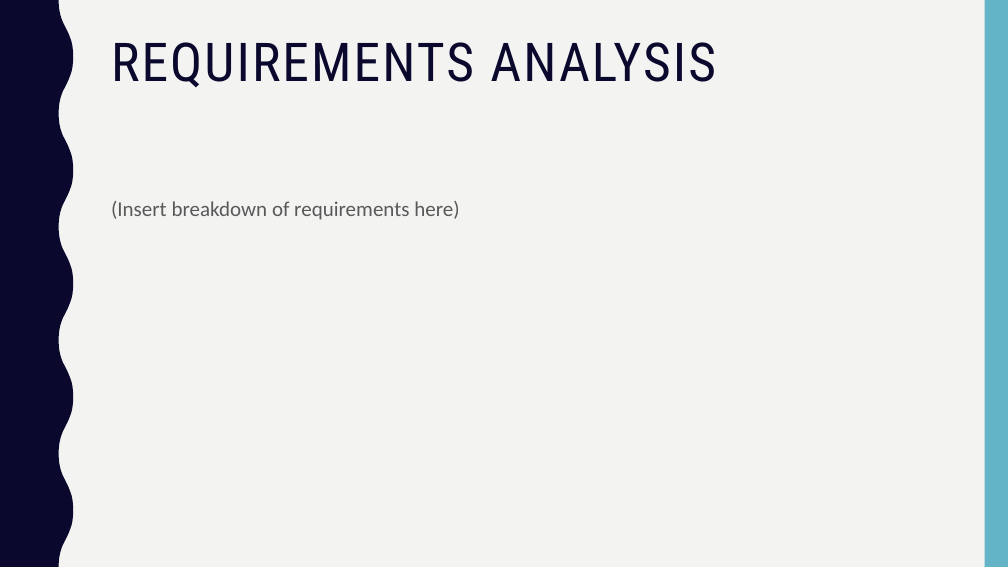
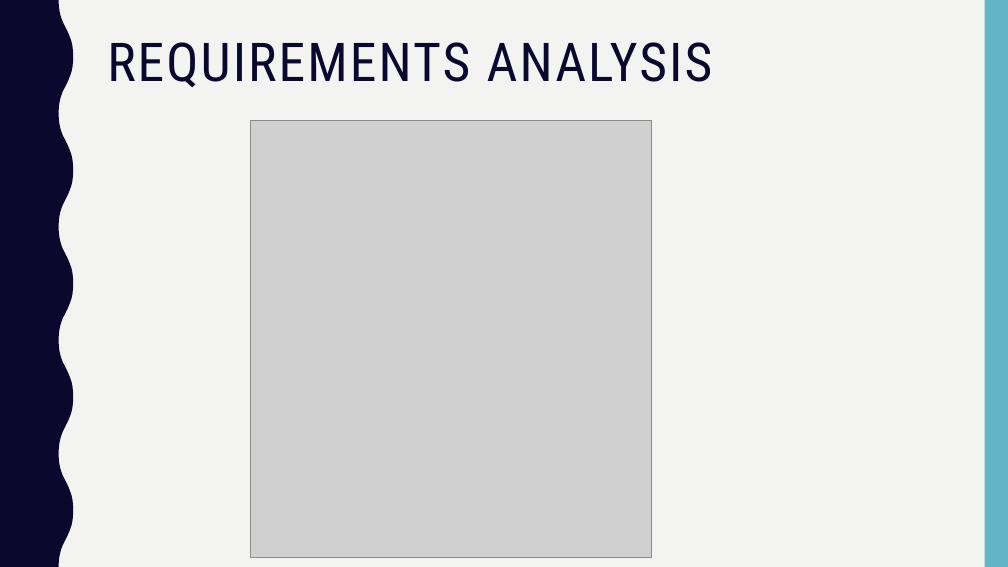
Before and after one commit to george98788/Enterprise-systems-development, a slide deck: slide 5 of Group 10 Sprint_1.pptx. Drawn at 1008x567 pixels with LibreOffice and Linux fonts; fonts in the diff are those of the drawing; grey boxes stand for pictures. Boxes give left, top, right and bottom in pixels: in the first picture for what was removed or moved away, otherwise in the second. Text is boxed around its words. In the diff, an @@ line names an element or a change of style, - is before the commit and + after.

```diff
--- a/Group 10 Sprint_1.pptx
+++ b/Group 10 Sprint_1.pptx
@@ title "REQUIREMENTS ANALYSIS": place and size @@
-title "REQUIREMENTS ANALYSIS" at [111,42,716,87]
+title "REQUIREMENTS ANALYSIS" at [107,42,713,87]
@@ picture added at [250,120,652,557] @@
@@ text removed at [111,201,459,220] @@
-(Insert breakdown of requirements here)
```
Also in this commit, not shown: 6 other slides changed, 5 slides added, 3 slides removed.
